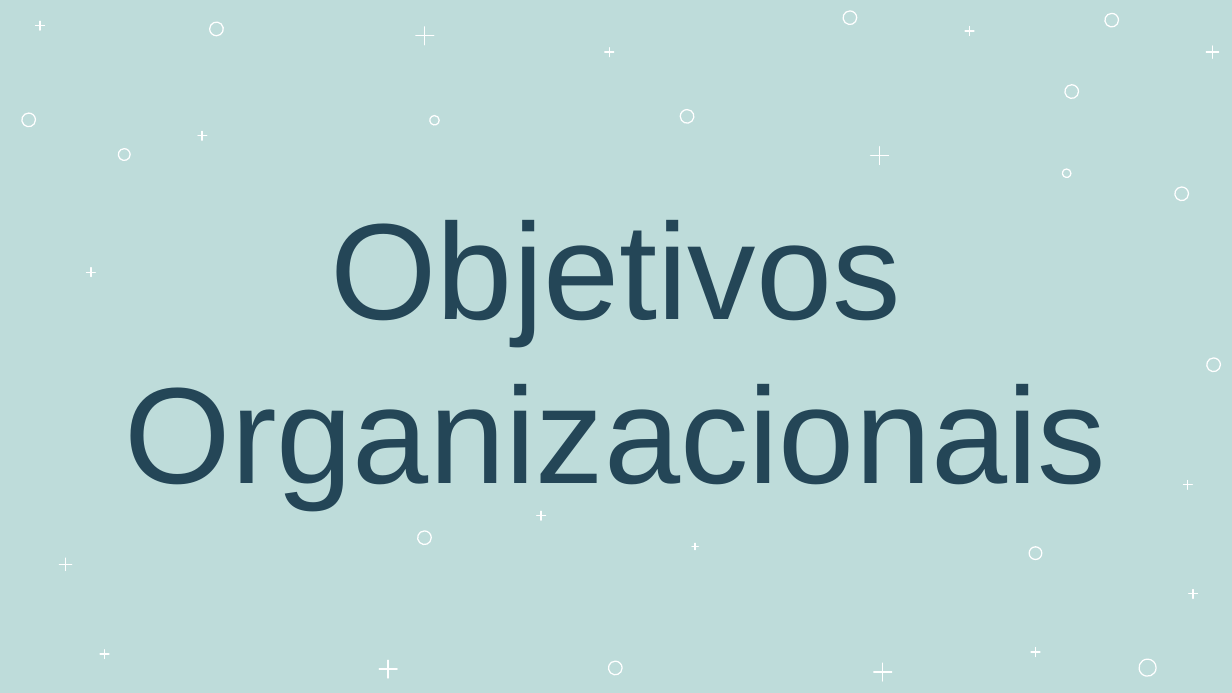
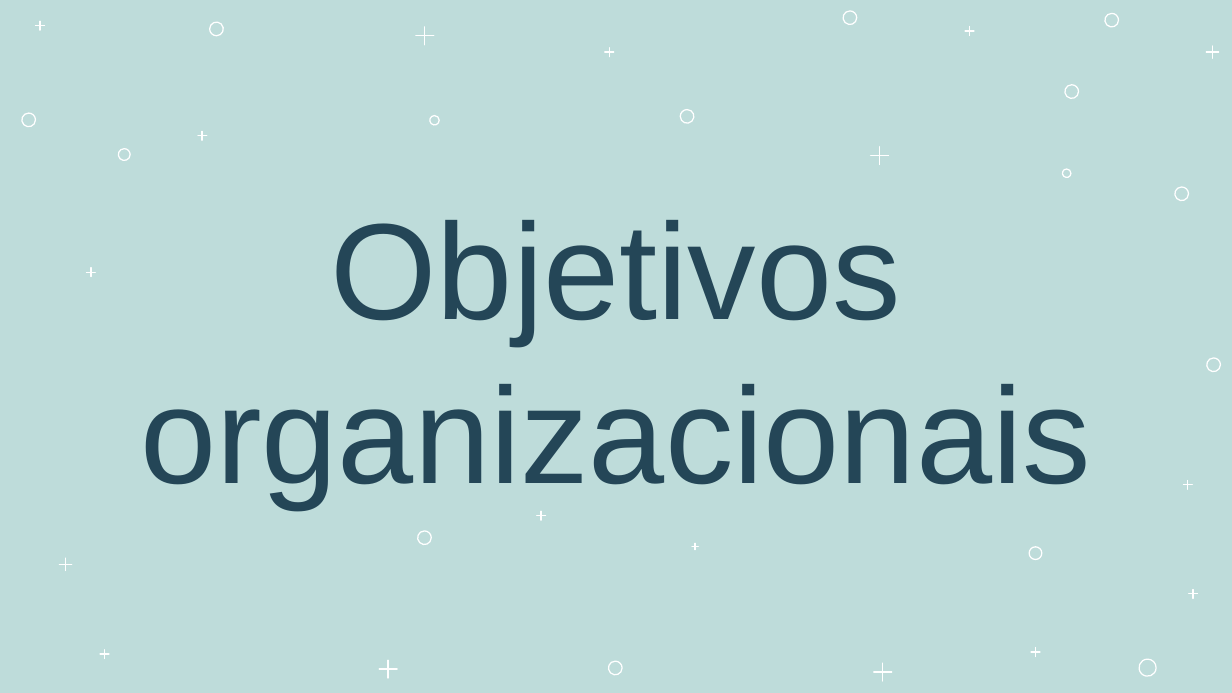
Before and after one commit to ddanieldma/MIR-Duolingo, a slide deck: slide 4 of Duolingo-MIR-8.pptx. Drawn at 1232x693 pixels with LibreOffice and Linux fonts; fonts in the diff are those of the drawing. Boxes give left, top, right and bottom in pixels: in the first picture for what was removed or moved away, otherwise in the second. Text is boxed around its words. In the diff, an @@ line names an element or a change of style, - is before the commit and + after.

```diff
--- a/Duolingo-MIR-8.pptx
+++ b/Duolingo-MIR-8.pptx
@@ title at box(140, 220, 1091, 507): text changed @@
-Objetivos Organizacionais
+Objetivos organizacionais
```
Also in this commit, not shown: 5 other slides changed, 3 slides added, 3 slides removed.
